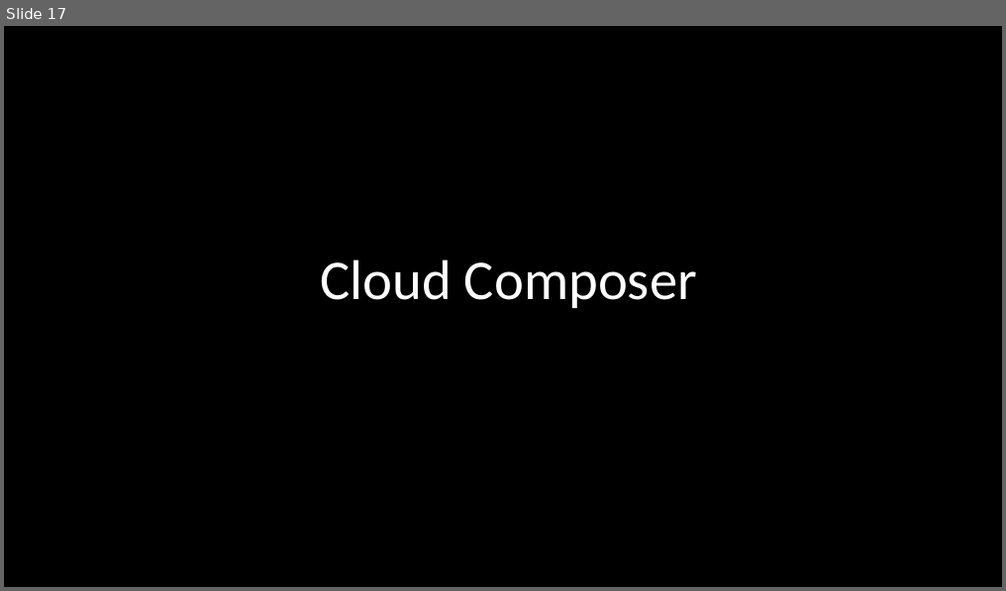
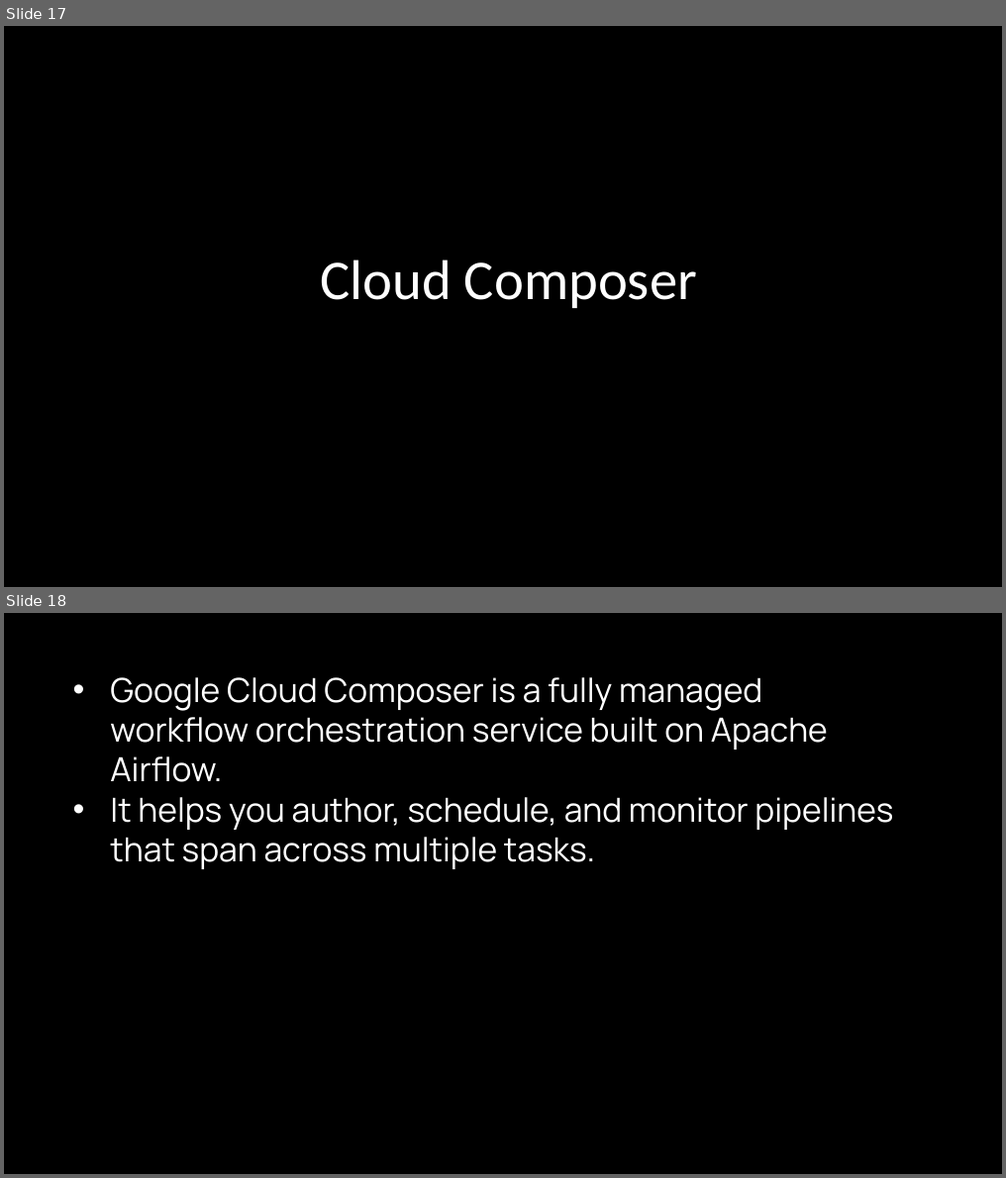
Before and after one commit to smvinodkumar910/python_training, a slide deck: Google Cloud Platform.pptx. Shown one above the other, each under a label of ours: slide 17 before the commit, slides 17 and 18 after it. The pictures are 1006x591 and 1006x1178 pixels, drawn with LibreOffice and Linux fonts; fonts in the diff are those of the drawing; background and template pictures are left out. Boxes give left, top, right and bottom in pixels: in the first picture for what was removed or moved away, otherwise in the second. Text is boxed around its words. In the diff, an @@ line names an element or a change of style, - is before the commit and + after.

```diff
--- a/Google Cloud Platform.pptx
+++ b/Google Cloud Platform.pptx
@@ slide 18 added at (4, 613, 1002, 1174), background picture (left out) @@
@@ text added at (110, 677, 893, 869), 32 pt, text #FFFFFF @@
+• Google Cloud Composer is a fully managed workflow orchestration service built on Apache Airflow.
+• It helps you author, schedule, and monitor pipelines that span across multiple tasks.
```
Also in this commit, not shown: 2 slides changed, 5 other slides added, 13 other files.
